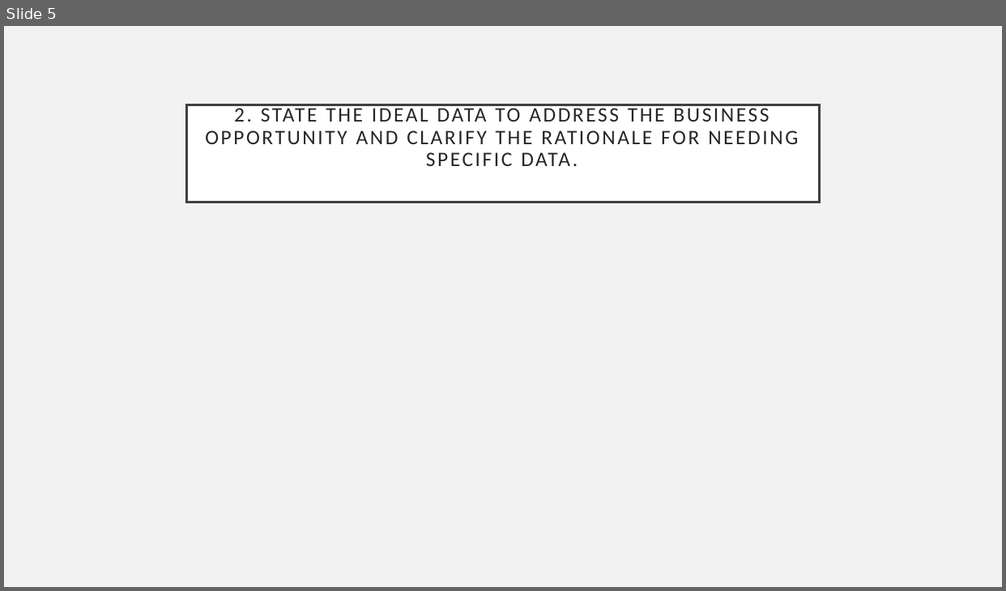
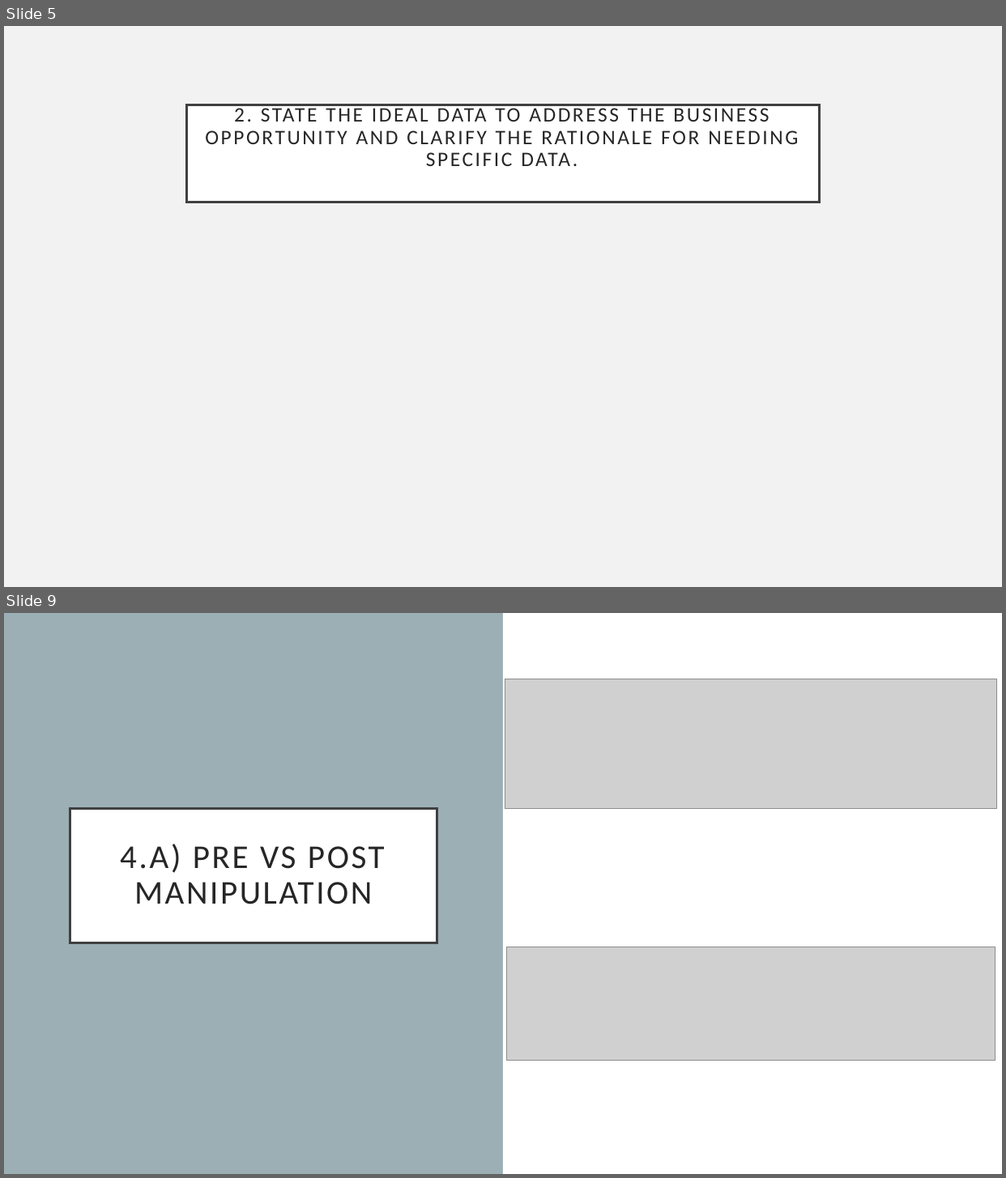
Before and after one commit to richardcure/capstone, a slide deck: Part 1 Data Investigation/AAVAiL Revenue Prediction - Data Investigation Summary.pptx. Shown one above the other, each under a label of ours: slide 5 before the commit, slides 5 and 9 after it; the slides between them are not shown. The pictures are 1006x591 and 1006x1178 pixels, drawn with LibreOffice and Linux fonts; fonts in the diff are those of the drawing; grey boxes stand for pictures. Boxes give left, top, right and bottom in pixels: in the first picture for what was removed or moved away, otherwise in the second. Text is boxed around its words. In the diff, an @@ line names an element or a change of style, - is before the commit and + after.

```diff
--- a/Part 1 Data Investigation/AAVAiL Revenue Prediction - Data Investigation Summary.pptx
+++ b/Part 1 Data Investigation/AAVAiL Revenue Prediction - Data Investigation Summary.pptx
@@ slide 9 added at (4,613,1002,1174), background #9BAFB5 @@
@@ rectangle added at (503,613,1002,1174), fill #FFFFFF @@
@@ picture added at (505,679,997,808) @@
@@ title added at (70,808,437,943), fill #FFFFFF, outline #404040 2.5 pt, 32 pt, text #262626 @@
+4.A) PRE VS POST MANIPULATION
@@ picture added at (507,947,995,1061) @@
```
Also in this commit, not shown: 2 slides changed, 7 other slides added, 1 slide removed, 12 other files.
